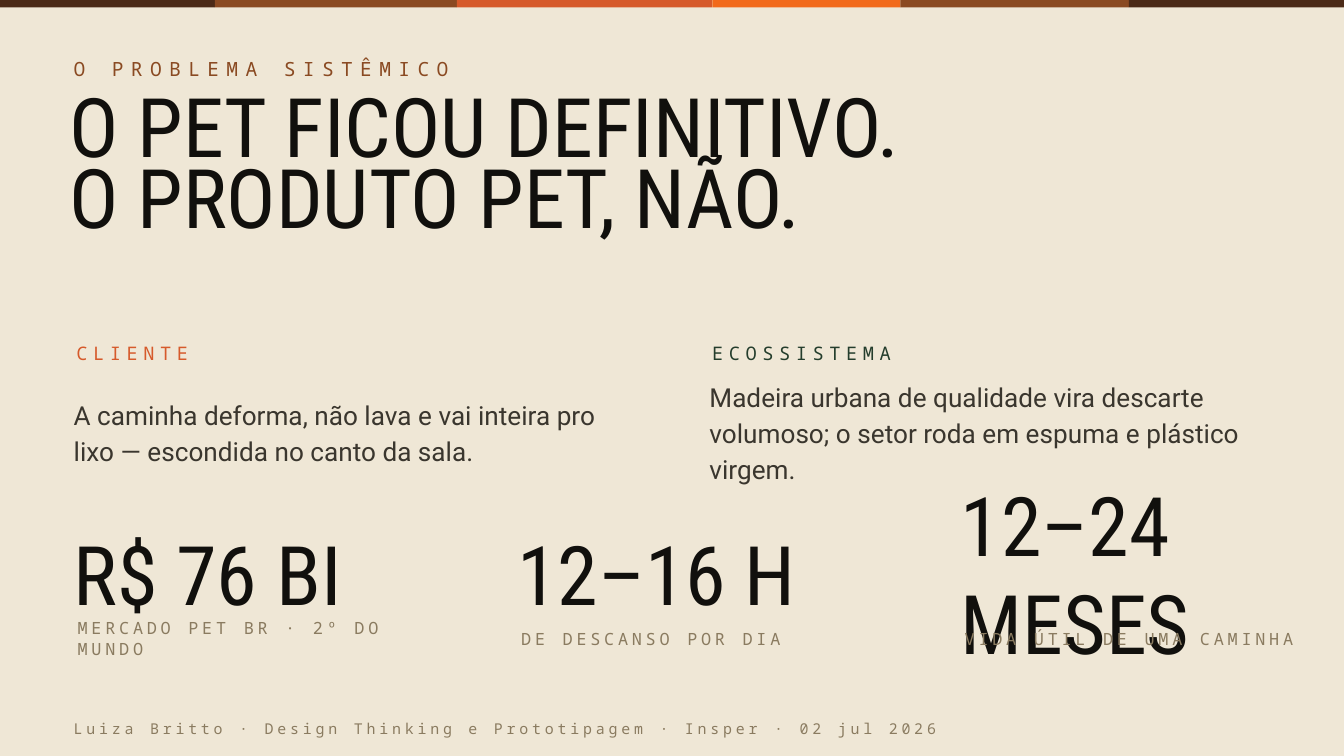
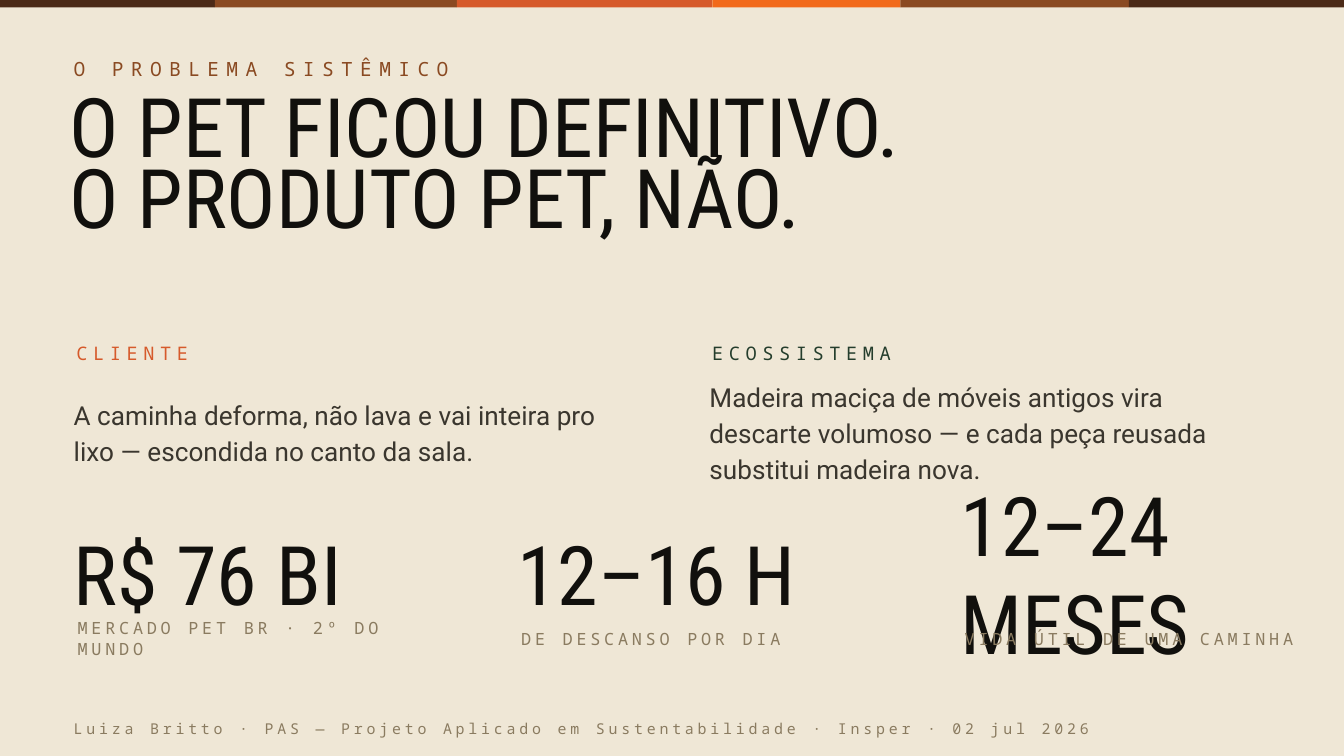
Before and after one commit to lubritto-hub/clipping, a slide deck: slide 2 of entrega/CadeiraBeni_pitch.pptx. Drawn at 1344x756 pixels with LibreOffice and Linux fonts; fonts in the diff are those of the drawing. Boxes give left, top, right and bottom in pixels: in the first picture for what was removed or moved away, otherwise in the second. Text is boxed around its words. In the diff, an @@ line names an element or a change of style, - is before the commit and + after.

```diff
--- a/entrega/CadeiraBeni_pitch.pptx
+++ b/entrega/CadeiraBeni_pitch.pptx
@@ text at box(709, 387, 1207, 480): text changed @@
-Madeira urbana de qualidade vira descarte volumoso; o setor roda em espuma e plástico virgem.
+Madeira maciça de móveis antigos vira descarte volumoso — e cada peça reusada substitui madeira nova.
@@ text at box(74, 722, 1089, 738): text changed @@
-Luiza Britto · Design Thinking e Prototipagem · Insper · 02 jul 2026
+Luiza Britto · PAS — Projeto Aplicado em Sustentabilidade · Insper · 02 jul 2026
```
Also in this commit, not shown: 11 other slides changed, 5 other files.
